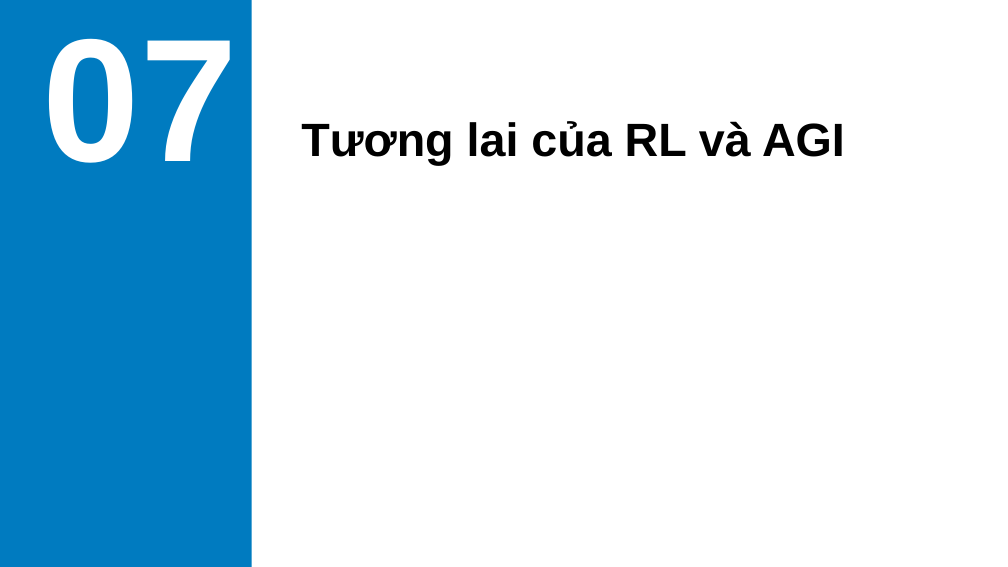
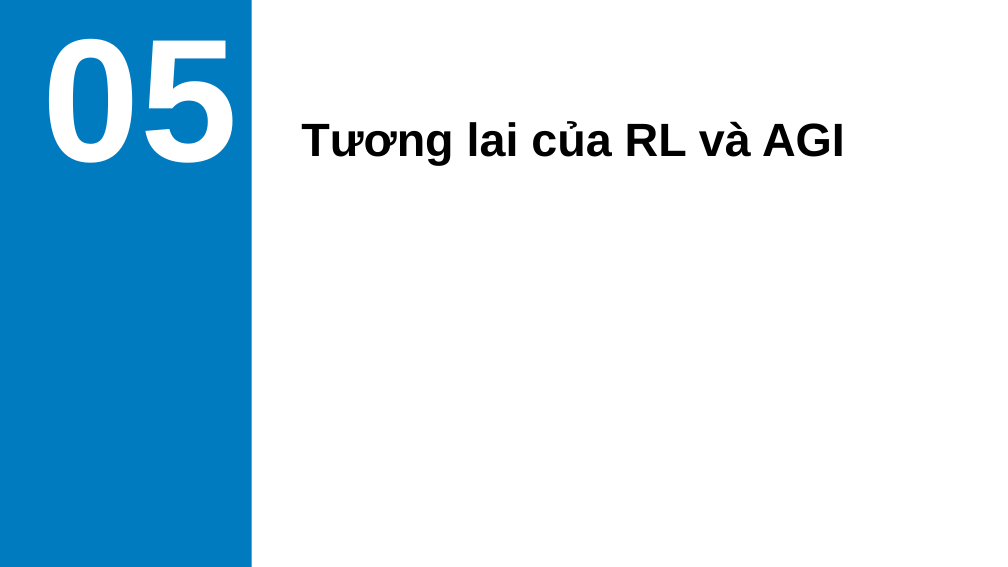
Before and after one commit to vantu-fit/SlideGenX, a slide deck: slide 16 of backend/src/final_slide.pptx. Drawn at 1008x567 pixels with LibreOffice and Linux fonts; fonts in the diff are those of the drawing; background and template pictures are left out. Boxes give left, top, right and bottom in pixels: in the first picture for what was removed or moved away, otherwise in the second. Text is boxed around its words. In the diff, an @@ line names an element or a change of style, - is before the commit and + after.

```diff
--- a/backend/src/final_slide.pptx
+++ b/backend/src/final_slide.pptx
@@ title at (43, 38, 238, 163): text changed @@
-07
+05
```
Also in this commit, not shown: 8 other slides changed, 13 slides added, 12 slides removed, 17 other files.
